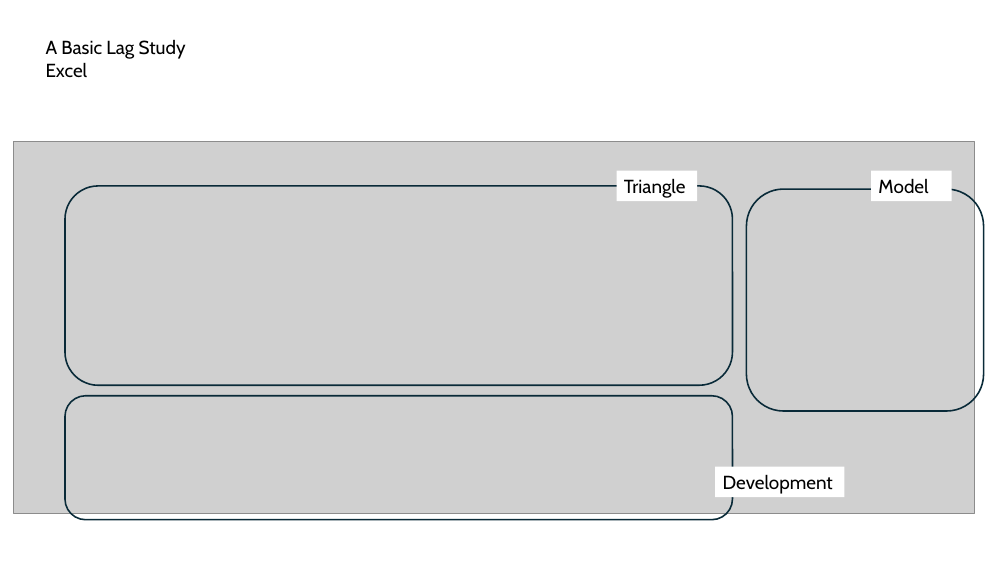
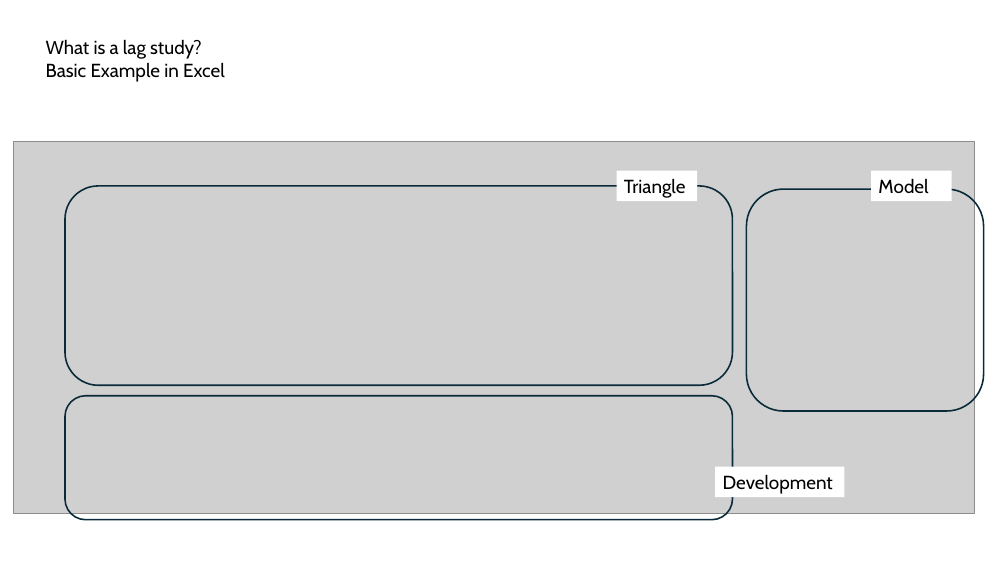
Before and after one commit to jbogaardt/fullstackactuary2024, a slide deck: slide 4 of draft presentation.pptx (slide 1 before the commit). Drawn at 1008x567 pixels with LibreOffice and Linux fonts; fonts in the diff are those of the drawing; grey boxes stand for pictures. Boxes give left, top, right and bottom in pixels: in the first picture for what was removed or moved away, otherwise in the second. Text is boxed around its words. In the diff, an @@ line names an element or a change of style, - is before the commit and + after.

```diff
--- a/draft presentation.pptx
+++ b/draft presentation.pptx
@@ text at [46, 39, 225, 82]: text changed @@
-A Basic Lag Study
-Excel
+What is a lag study?
+Basic Example in Excel
```
Also in this commit, not shown: 3 other slides changed, 15 slides added, 2 slides removed.
